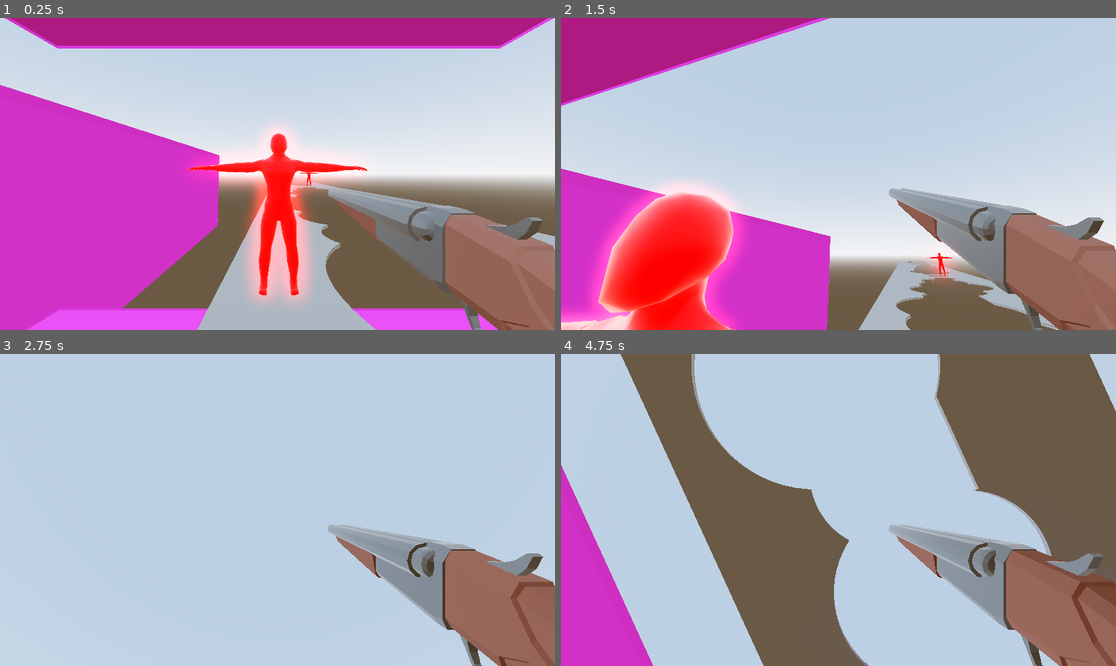
Above: before the commit, frames 1-4 (two rows, left to right).
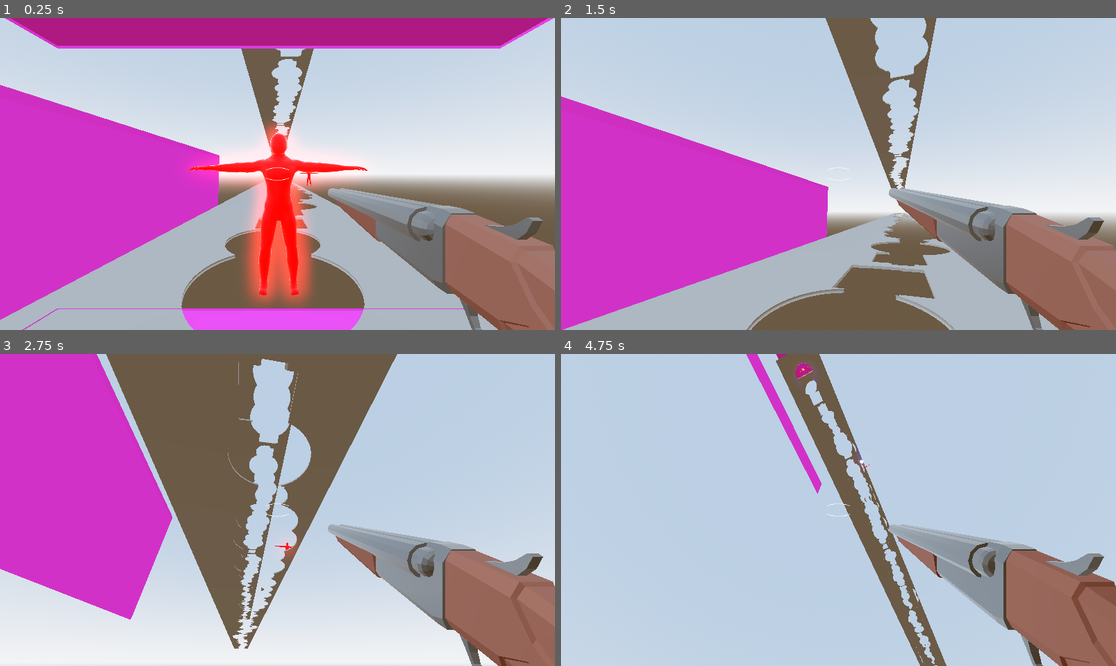
Above: after the commit, the same moments.

Repository: Games4Doritos/UWAGameJam2
Game: Godot game, scene res://Scenes/world.tscn
Same seed, same stepped clock (60 frames per second), same inputs: the game is played once before the commit and once after it. This scene is started directly instead of the project's main scene.
Inputs (mouse positions are in pixels of both pictures, inside the frame that each line leads up to):
- Up to frame 1 (0.25 s): no input
- Up to frame 2 (1.5 s): move the mouse to (866, 174) at 0.52 s; hold W (forward) from 0.53 s (still down); click (866, 174) at 0.6 s; tap Space (jump) at 0.77 s; move the mouse to (810, 174) at 1.27 s; tap Shift (run) at 1.35 s
- Up to frame 3 (2.75 s): keep holding W (forward); tap Space (jump) at 1.52 s; click (249, 510) at 1.55 s; move the mouse to (288, 503) at 2.02 s; click (288, 503) at 2.1 s
- Up to frame 4 (4.75 s): keep holding W (forward); move the mouse to (832, 516) at 2.77 s; click (832, 516) at 2.85 s; tap Space (jump) at 3.02, 3.77, 4.52 s; move the mouse to (877, 513) at 3.52 s; hold Shift (run) 3.53-4.28 s; click (877, 513) at 3.8 s; move the mouse to (794, 506) at 4.27 s; click (794, 506) at 4.35 s

The runs differ from the first frame. In frame 1, 21% of the frame differs, in the area x 0-100%, y 9-100%; in frame 2, 43%; in frame 3, 59%, in the area x 0-100%, y 0-100%; in frame 4, 44%.

Commit message:
Added crosshair and a top platform

Diff:
--- a/Scenes/player.tscn
+++ b/Scenes/player.tscn
@@ -1,8 +1,9 @@
-[gd_scene load_steps=6 format=3 uid="uid://cl8phx268dihq"]
+[gd_scene load_steps=7 format=3 uid="uid://cl8phx268dihq"]
 
 [ext_resource type="Script" uid="uid://dudgtuopdexsv" path="res://Scripts/player.gd" id="1_rpqav"]
 [ext_resource type="PackedScene" uid="uid://dv4ke34goy3tr" path="res://Scenes/shotgun.tscn" id="2_kyqiw"]
 [ext_resource type="AudioStream" uid="uid://7qnjrwa413ik" path="res://sounds/simple-zaps-48138.mp3" id="3_gntrk"]
+[ext_resource type="Texture2D" uid="uid://pik53c5jxqof" path="res://Sprites/crosshair.png" id="4_vgqql"]
 
 [sub_resource type="CapsuleShape3D" id="CapsuleShape3D_kyqiw"]
 
@@ -40,4 +41,17 @@
 [node name="Timer" type="Timer" parent="."]
 wait_time = 0.5
 
+[node name="Control" type="Control" parent="."]
+layout_mode = 3
+anchors_preset = 8
+anchor_left = 0.5
+anchor_top = 0.5
+anchor_right = 0.5
+anchor_bottom = 0.5
+grow_horizontal = 2
+grow_vertical = 2
+
+[node name="crosshair" type="Sprite2D" parent="Control"]
+texture = ExtResource("4_vgqql")
+
 [connection signal="timeout" from="Timer" to="." method="_on_timer_timeout"]
--- a/Scenes/world.tscn
+++ b/Scenes/world.tscn
@@ -1,7 +1,7 @@
 [gd_scene load_steps=11 format=3 uid="uid://iwfgkvarjm0n"]
 
 [ext_resource type="Script" uid="uid://dj1wthwtr1vnm" path="res://Scripts/world.gd" id="1_a02cp"]
-[ext_resource type="PackedScene" uid="uid://cl8phx268dihq" path="res://Scenes/Player.tscn" id="3_5a7ea"]
+[ext_resource type="PackedScene" uid="uid://cl8phx268dihq" path="res://Scenes/player.tscn" id="3_5a7ea"]
 [ext_resource type="PackedScene" uid="uid://drljc12idjfwg" path="res://Scenes/pauseMenu.tscn" id="3_8j60k"]
 [ext_resource type="PackedScene" uid="uid://cyxhqcptr46vf" path="res://Scenes/platform.tscn" id="4_8j60k"]
 [ext_resource type="PackedScene" uid="uid://08c42j810hqm" path="res://Scenes/enemy.tscn" id="5_fo5ed"]
@@ -52,8 +52,8 @@
 [node name="player" parent="." instance=ExtResource("3_5a7ea")]
 transform = Transform3D(1, 0, 0, 0, 1, 0, 0, 0, 1, 0, 2.2996776, 0)
 
-[node name="CSGMesh3D3" parent="." instance=ExtResource("4_8j60k")]
-transform = Transform3D(1, 0, 0, 0, 1, 0, 0, 0, 1, 3.9611673, 0.61556387, 0.13008118)
+[node name="bottom" parent="." instance=ExtResource("4_8j60k")]
+transform = Transform3D(1, 0, 0, 0, 1, 0, 0, 0, 1, 0, 0, -100)
 
 [node name="gravityTimer" type="Timer" parent="."]
 wait_time = 30.0
@@ -72,4 +72,7 @@
 [node name="Root Scene2" parent="." instance=ExtResource("5_fo5ed")]
 transform = Transform3D(1, 0, 0, 0, 0.99999994, 0, 0, 0, 0.99999994, 0, 0.7699921, -3.4396124)
 
+[node name="top" parent="." instance=ExtResource("4_8j60k")]
+transform = Transform3D(1, 0, 0, 0, 1, 0, 0, 0, 1, 0, 20, -100)
+
 [connection signal="timeout" from="gravityTimer" to="." method="_on_gravity_timer_timeout"]
--- a/Scripts/player.gd
+++ b/Scripts/player.gd
@@ -85,7 +85,7 @@
 			gun_anim.play("shoot")
 			gun.get_node("AudioStreamPlayer3D").play()
 
-			pitch.rotation.x = clamp(pitch.rotation.x + PI/8, -PI/2, PI/2)
+			pitch.rotation.x = clamp(pitch.rotation.x + PI/16, -PI/2, PI/2)
 
 	move_and_slide()
 
Binary file added: Sprites/crosshair.png
Not shown, added: Sprites/crosshair.png.import
